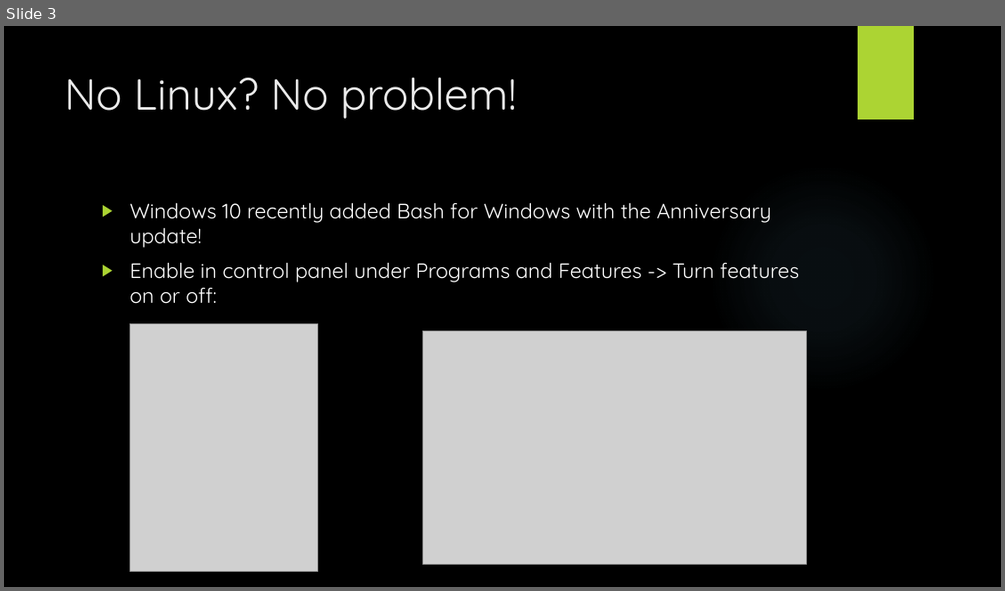
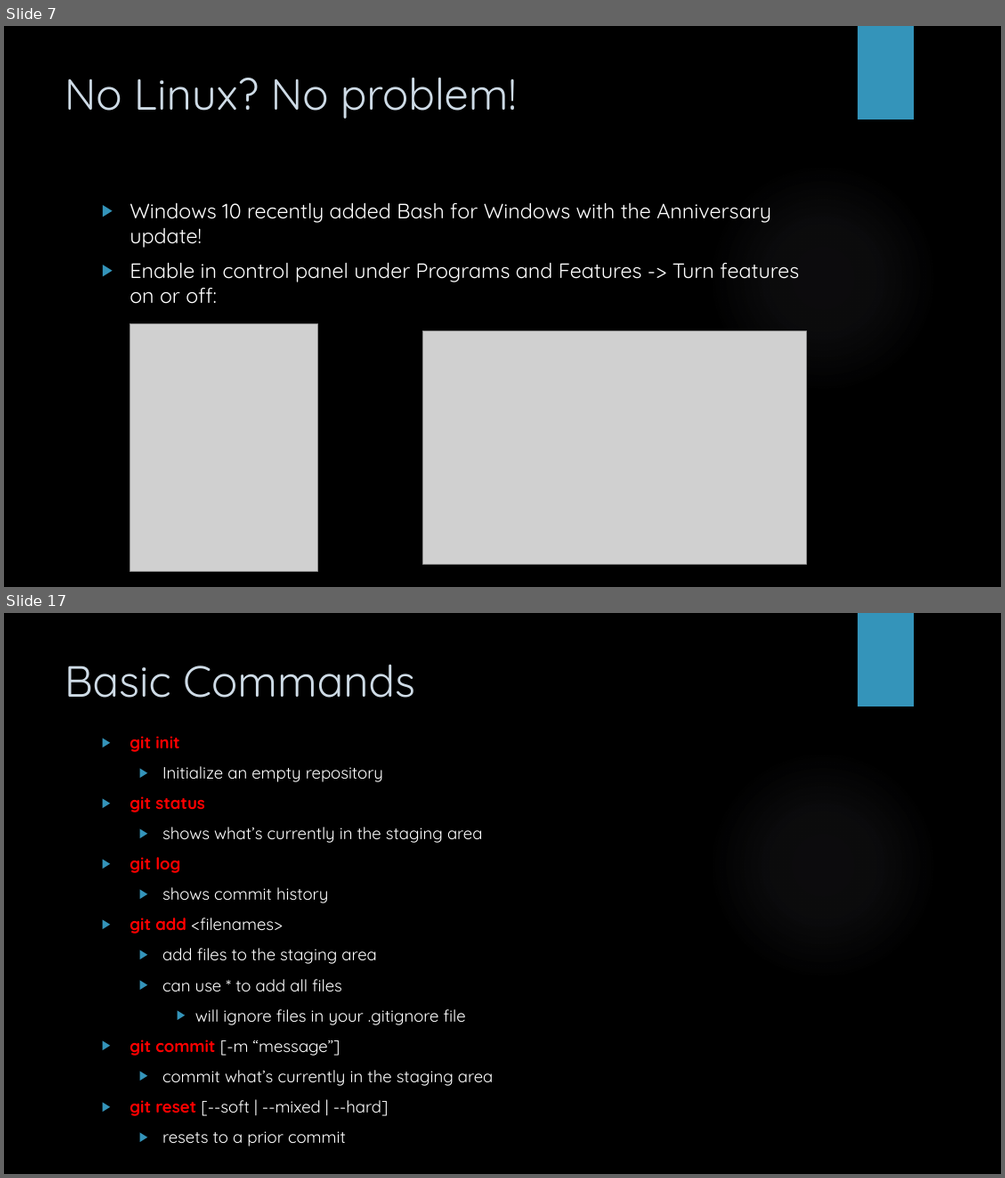
Before and after one commit to mbaccia514/LUG, a slide deck: GDB and Git.pptx. Shown one above the other, each under a label of ours: slide 3 before the commit, slides 7 and 17 after it; the slides between them are not shown. The pictures are 1005x591 and 1005x1178 pixels, drawn with LibreOffice and Linux fonts; fonts in the diff are those of the drawing; grey boxes stand for pictures; background and template pictures are left out. Boxes give left, top, right and bottom in pixels: in the first picture for what was removed or moved away, otherwise in the second. Text is boxed around its words. In the diff, an @@ line names an element or a change of style, - is before the commit and + after.

```diff
--- a/GDB and Git.pptx
+++ b/GDB and Git.pptx
@@ slide 17 added at bbox=[4, 613, 1001, 1174], background picture (left out); not listed: 2 template elements that a slide beside it also shows @@
@@ title added at bbox=[65, 664, 415, 698], 42 pt, text #CEDBE6 @@
+Basic Commands
@@ text added at bbox=[129, 736, 494, 1146], 16 pt, text #FFFFFF @@
+▶ git init
+  ▶ Initialize an empty repository
+▶ git status
+  ▶ shows what’s currently in the staging area
+▶ git log
+  ▶ shows commit history
+▶ git add <filenames>
+  ▶ add files to the staging area
+  ▶ can use * to add all files
+    ▶ will ignore files in your .gitignore file
+▶ git commit [-m “message”]
+  ▶ commit what’s currently in the staging area
+▶ git reset [--soft | --mixed | --hard]
+  ▶ resets to a prior commit
@@ what was slide 3 is now slide 7 @@
@@ slide 7 changed as well @@
@@ rectangle at bbox=[858, 26, 914, 119]: fill #ACD433 to #3494BA @@
@@ title "No Linux? No problem!" at bbox=[65, 77, 517, 119]: text colour #EBEBEB to #CEDBE6 @@
@@ text "Windows 10 recently added Bash ..." at bbox=[129, 202, 799, 304]: bullet colour #ACD433 to #3494BA @@
```
Also in this commit, not shown: 14 other slides changed, 16 other slides added, 2 other files.
